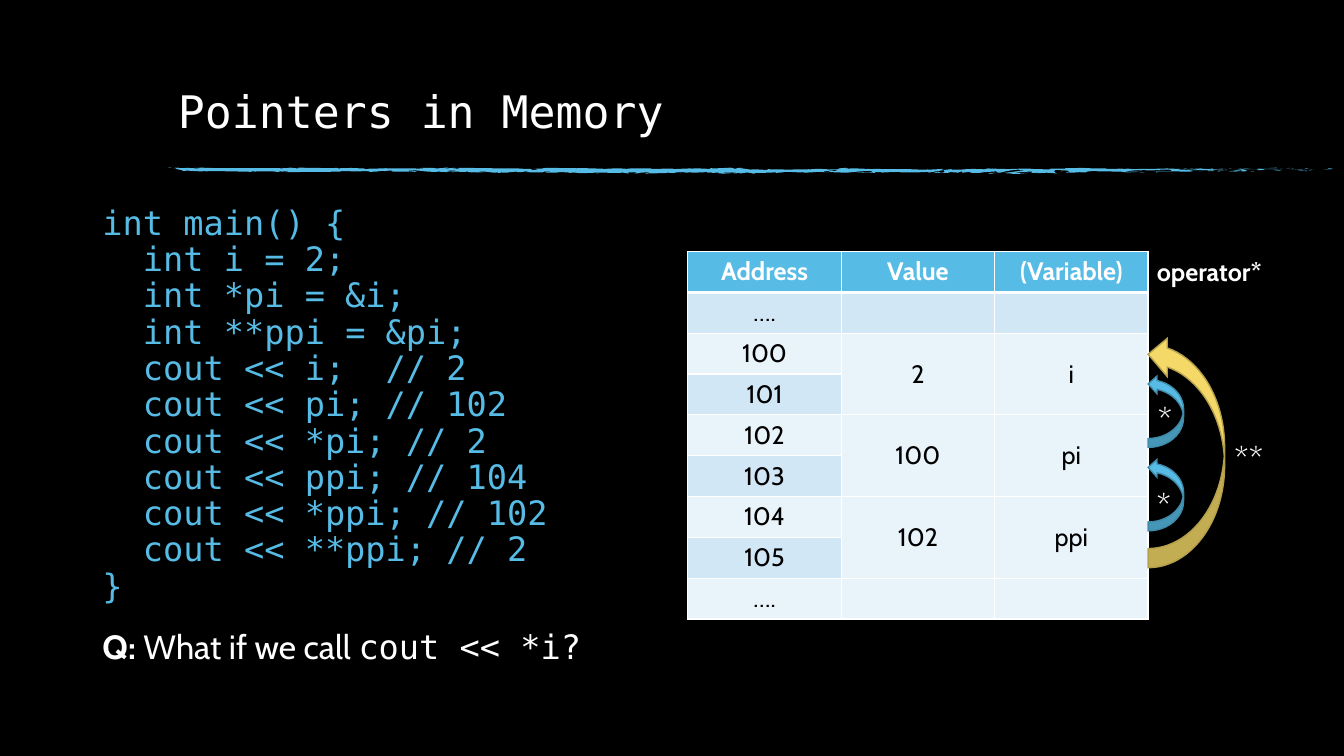
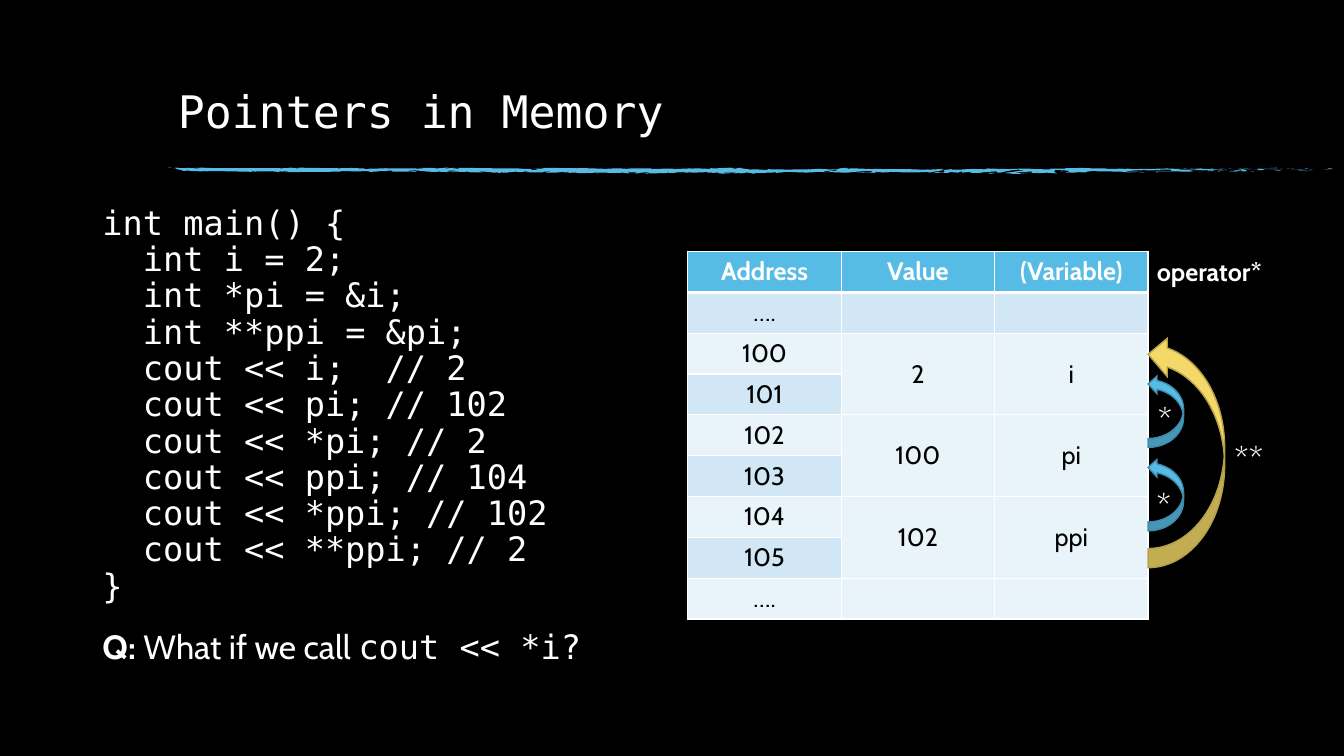
Before and after one commit to fan1x/fan1x.github.io, a slide deck: slide 7 of data/2021-22/cpp/ex07.pptx. Drawn at 1344x756 pixels with LibreOffice and Linux fonts; fonts in the diff are those of the drawing; background and template pictures are left out. Boxes give left, top, right and bottom in pixels: in the first picture for what was removed or moved away, otherwise in the second. Text is boxed around its words. In the diff, an @@ line names an element or a change of style, - is before the commit and + after.

```diff
--- a/data/2021-22/cpp/ex07.pptx
+++ b/data/2021-22/cpp/ex07.pptx
@@ text at [102,209,548,568]: text colour #57BCE5 to #FFFFFF in "int main() { int i = 2; ..." @@
```
Also in this commit, not shown: 4 other slides changed, 3 other files.
